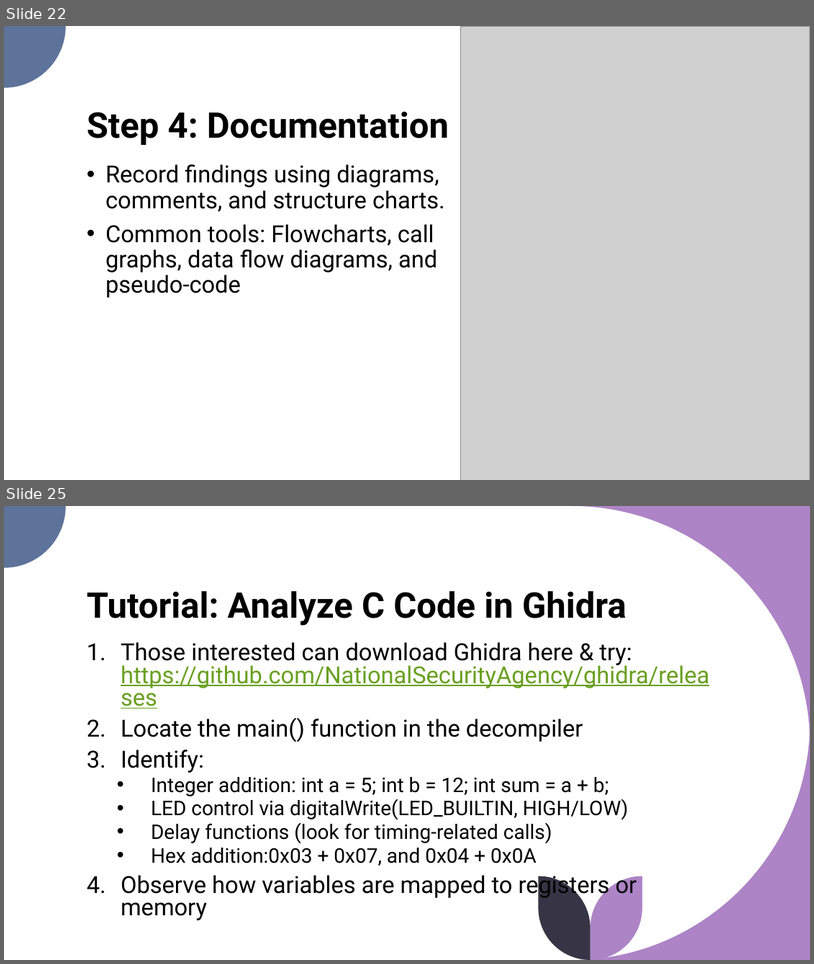
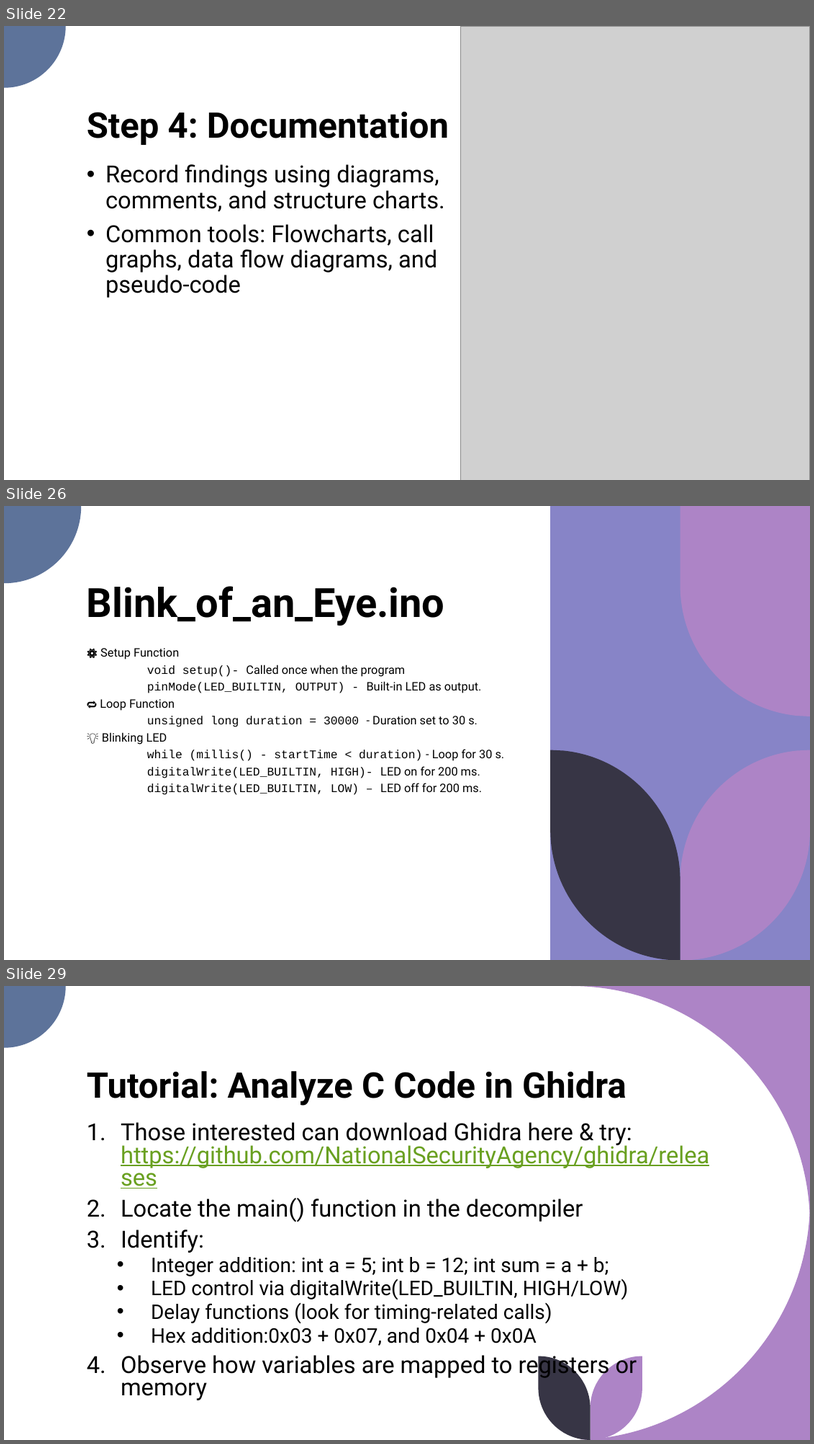
Before and after one commit to syd-kiwi/re-arduino-uno, a slide deck: Presentation/RE for the Rest of Us.pptx. Shown one above the other, each under a label of ours: slides 22 and 25 before the commit, slides 22, 26 and 29 after it; the slides between them are not shown. The pictures are 814x964 and 814x1444 pixels, drawn with LibreOffice and Linux fonts; fonts in the diff are those of the drawing; grey boxes stand for pictures. Boxes give left, top, right and bottom in pixels: in the first picture for what was removed or moved away, otherwise in the second. Text is boxed around its words. In the diff, an @@ line names an element or a change of style, - is before the commit and + after.

```diff
--- a/Presentation/RE for the Rest of Us.pptx
+++ b/Presentation/RE for the Rest of Us.pptx
@@ slide 26 added at box(4, 506, 810, 960), background #FFFFFF @@
@@ group added at box(4, 506, 810, 960): 4 freeform shapes, 1 rectangle @@
@@ text added at box(87, 586, 445, 626), 48 pt, text #000000, bold @@
+Blink_of_an_Eye.ino
@@ text added at box(100, 648, 505, 795), 14 pt, text #000000 @@
+⚙️ Setup Function
+void setup()- Called once when the program
+pinMode(LED_BUILTIN, OUTPUT) - Built-in LED as output.
+🔁 Loop Function
+unsigned long duration = 30000 - Duration set to 30 s.
+💡 Blinking LED
+while (millis() - startTime < duration) - Loop for 30 s.
+digitalWrite(LED_BUILTIN, HIGH)- LED on for 200 ms.
+digitalWrite(LED_BUILTIN, LOW) – LED off for 200 ms.
@@ what was slide 25 is now slide 29 @@
```
Also in this commit, not shown: 1 slide changed, 3 other slides added.
